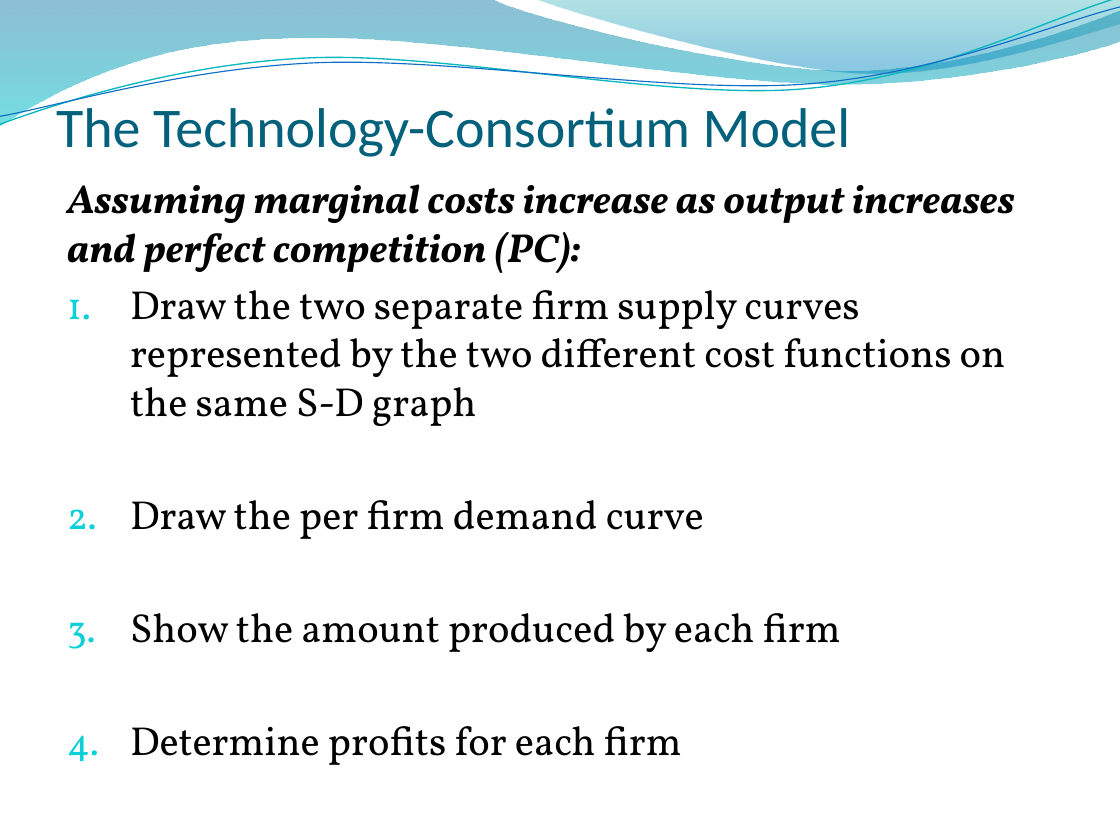
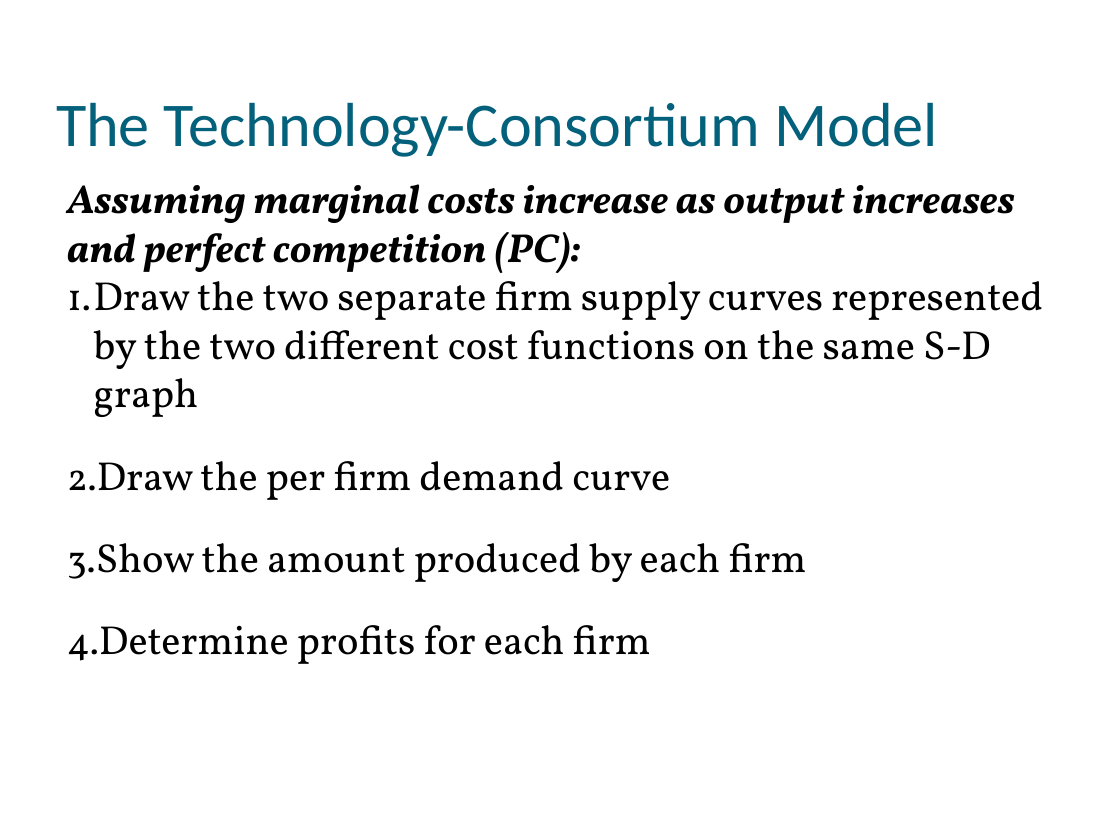
Before and after one commit to muff1nman/ClassNotes, a slide deck: slide 11 of Econ/PPT/S13_Lecture_14.pptx. Drawn at 1120x840 pixels with LibreOffice and Linux fonts; fonts in the diff are those of the drawing; background and template pictures are left out. Boxes give left, top, right and bottom in pixels: in the first picture for what was removed or moved away, otherwise in the second. Text is boxed around its words. In the diff, an @@ line names an element or a change of style, - is before the commit and + after.

```diff
--- a/Econ/PPT/S13_Lecture_14.pptx
+++ b/Econ/PPT/S13_Lecture_14.pptx
@@ freeform shape removed at box(0, 0, 1120, 127) @@
@@ freeform shape removed at box(0, 0, 1120, 131) @@
@@ freeform shape removed at box(0, 7, 1120, 125) @@
@@ freeform shape removed at box(536, 0, 1120, 77) @@
@@ text "The Technology-Consortium Model" at box(56, 102, 938, 157): size 36 to 40 pt @@
@@ text "Assuming marginal costs increase as ..." at box(67, 184, 1043, 664): less space between paragraphs; indent changed @@
```
Also in this commit, not shown: 18 other slides changed, 3 other files.
